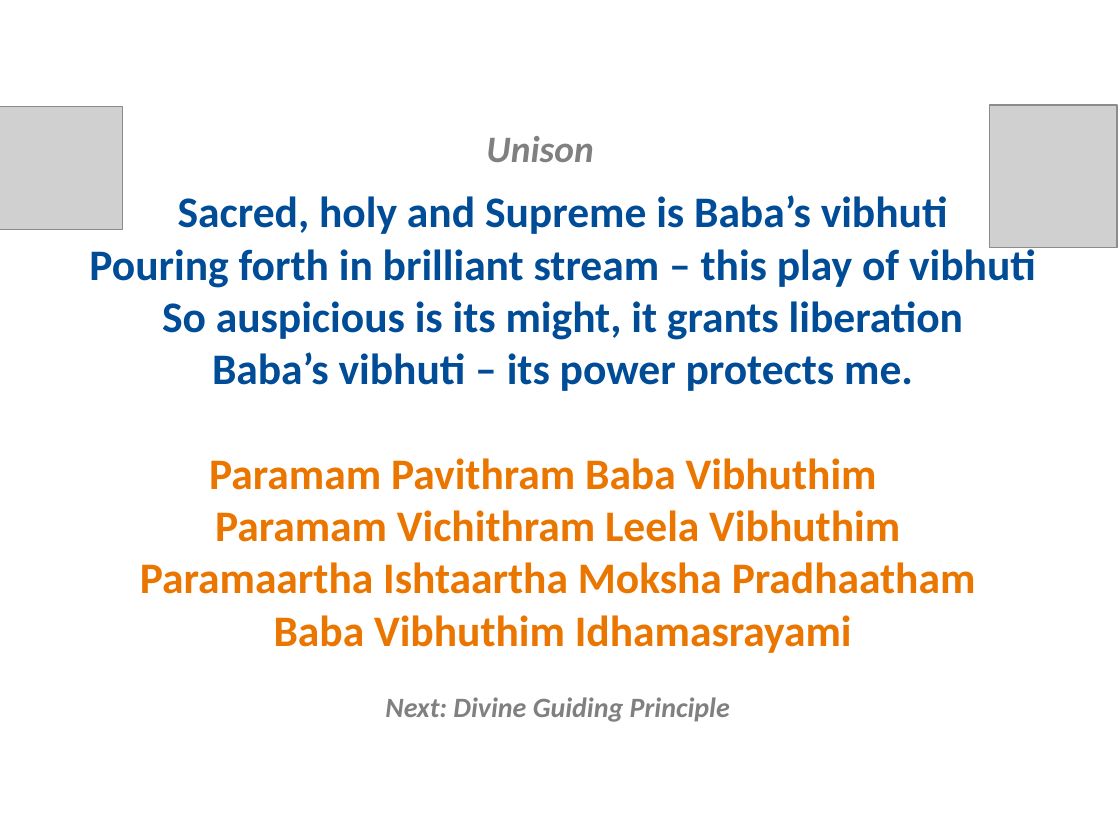
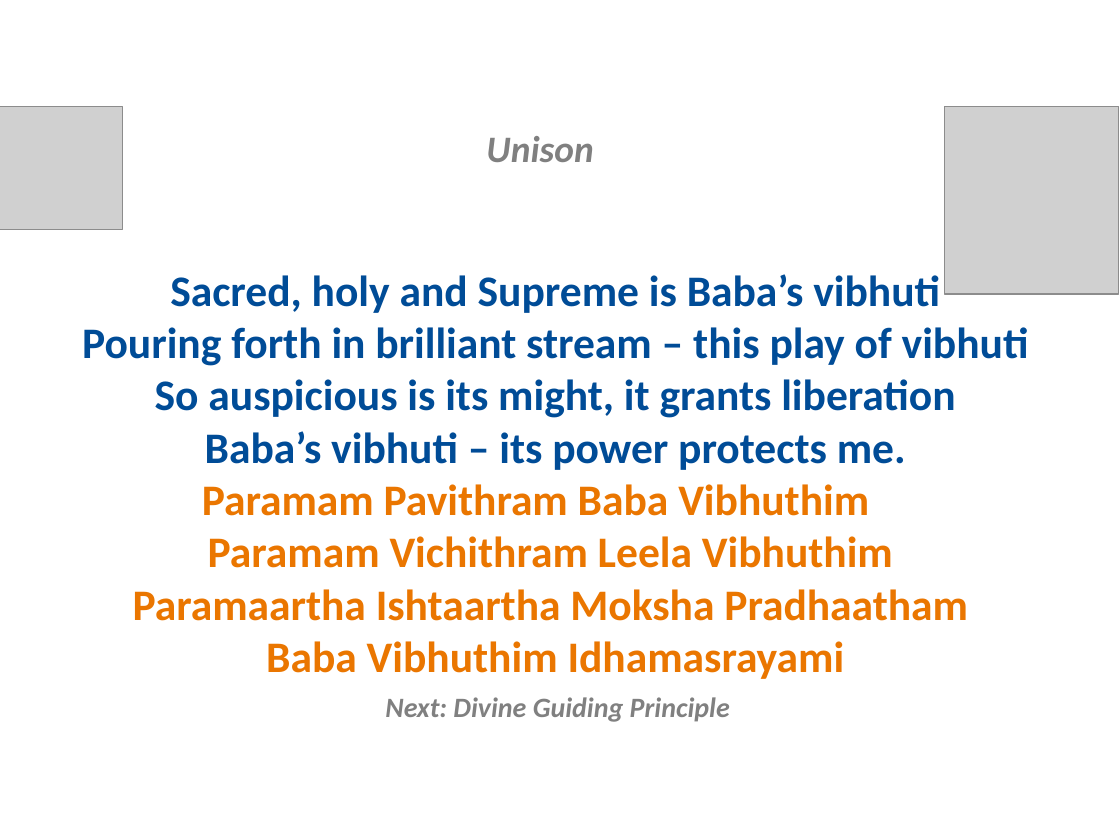
Before and after one commit to rkanadam/saibhajanmaker, a slide deck: slide 12 of WebContent/WEB-INF/templates/25th Anniversary/postUnison.pptx. Drawn at 1120x840 pixels with LibreOffice and Linux fonts; fonts in the diff are those of the drawing; grey boxes stand for pictures. Boxes give left, top, right and bottom in pixels: in the first picture for what was removed or moved away, otherwise in the second. Text is boxed around its words. In the diff, an @@ line names an element or a change of style, - is before the commit and + after.

```diff
--- a/WebContent/WEB-INF/templates/25th Anniversary/postUnison.pptx
+++ b/WebContent/WEB-INF/templates/25th Anniversary/postUnison.pptx
@@ picture: place and size @@
-picture at <box>990,105,1118,248</box>
+picture at <box>945,106,1119,295</box>
@@ text "Sacred, holy and Supreme is ..." rewrapped from <box>89,195,1036,653</box> to <box>82,274,1029,621</box> @@
```
Also in this commit, not shown: 11 other slides changed, 7 other files.
